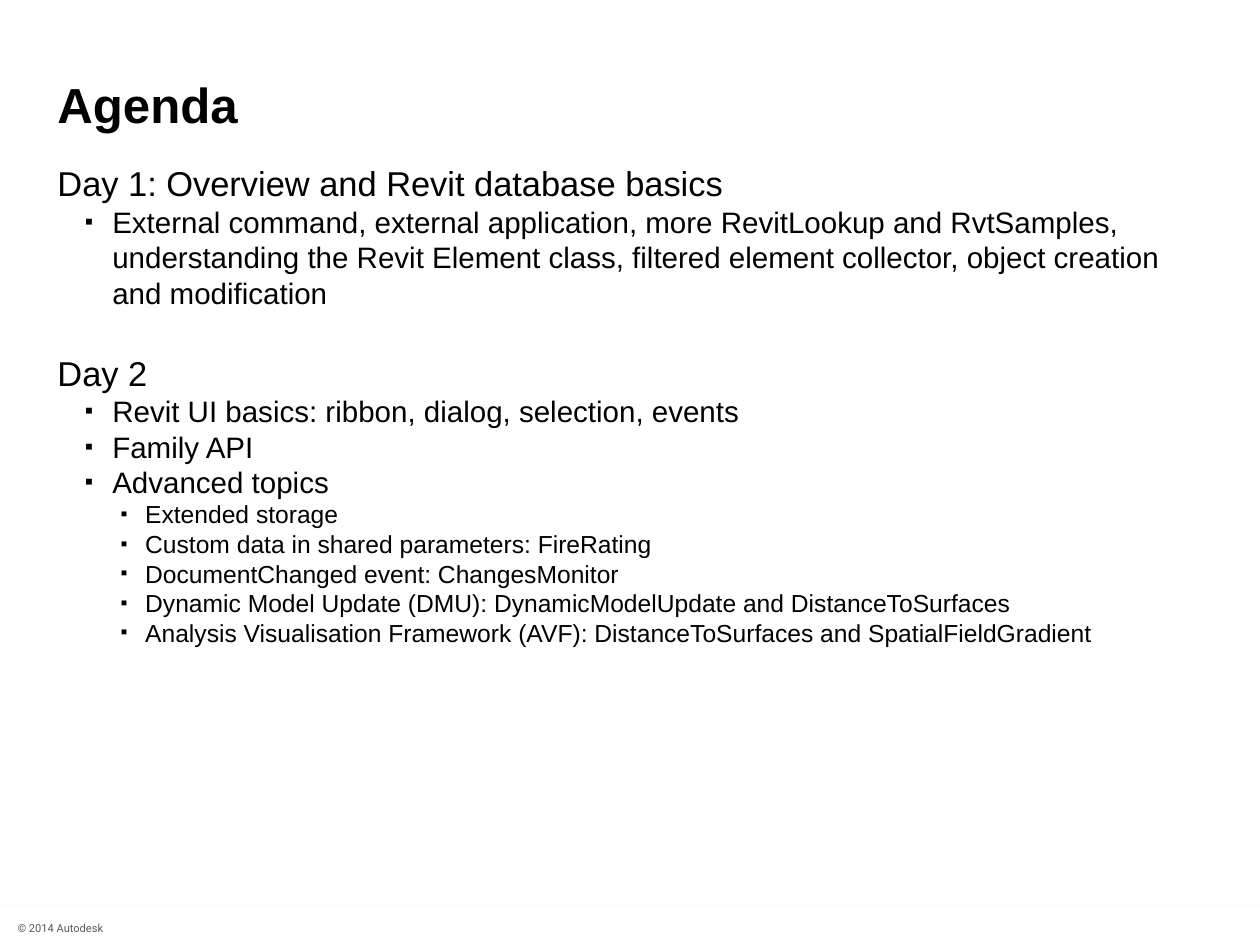
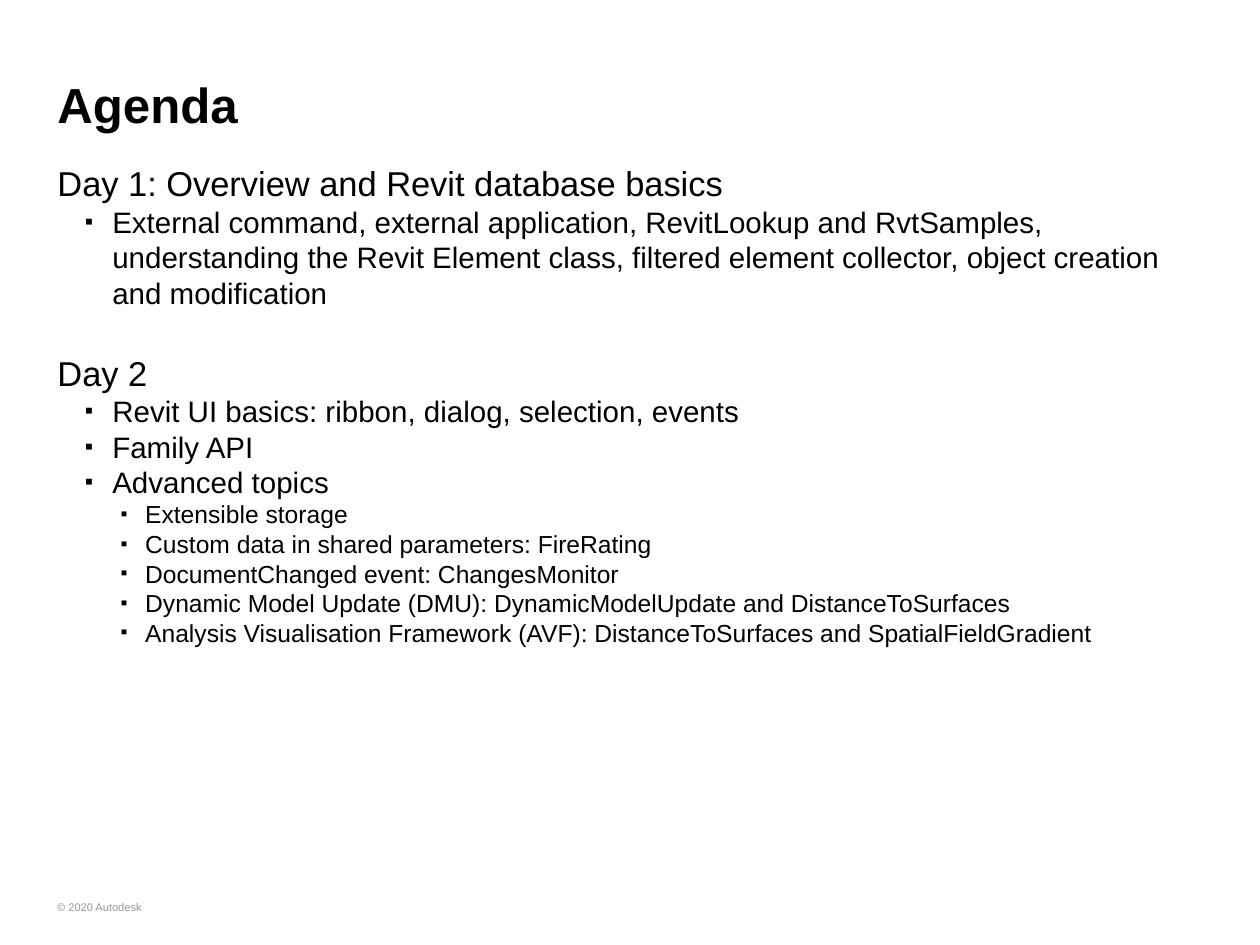
Before and after one commit to ADN-DevTech/RevitTrainingMaterial, a slide deck: slide 3 of Presentation/0_Revit_Programming_Training_Class.pptx. Drawn at 1260x945 pixels with LibreOffice and Linux fonts; fonts in the diff are those of the drawing; background and template pictures are left out. Boxes give left, top, right and bottom in pixels: in the first picture for what was removed or moved away, otherwise in the second. Text is boxed around its words. In the diff, an @@ line names an element or a change of style, - is before the commit and + after.

```diff
--- a/Presentation/0_Revit_Programming_Training_Class.pptx
+++ b/Presentation/0_Revit_Programming_Training_Class.pptx
@@ text at (x1=112, y1=211, x2=1159, y2=305): text changed @@
-  ▪ External command, external application, more RevitLookup and RvtSamples, understanding the Revit Element class, filtered element collector, object creation and modification
+  ▪ External command, external application, RevitLookup and RvtSamples, understanding the Revit Element class, filtered element collector, object creation and modification
@@ text at (x1=145, y1=505, x2=348, y2=528): text changed @@
-    ▪ Extended storage
+    ▪ Extensible storage
@@ text "© 2020 Autodesk" at (x1=68, y1=903, x2=141, y2=911): vertical alignment top to middle @@
@@ rectangle removed at (x1=0, y1=906, x2=1260, y2=945) @@
@@ text at (x1=68, y1=903, x2=141, y2=911): text changed; font Roboto to Arial; text colour #595959 to #969696 @@
-© 2014 Autodesk
+© 2020 Autodesk
```
Also in this commit, not shown: 3 other slides changed, 1 slide added, 1 slide removed, 7 other files.
